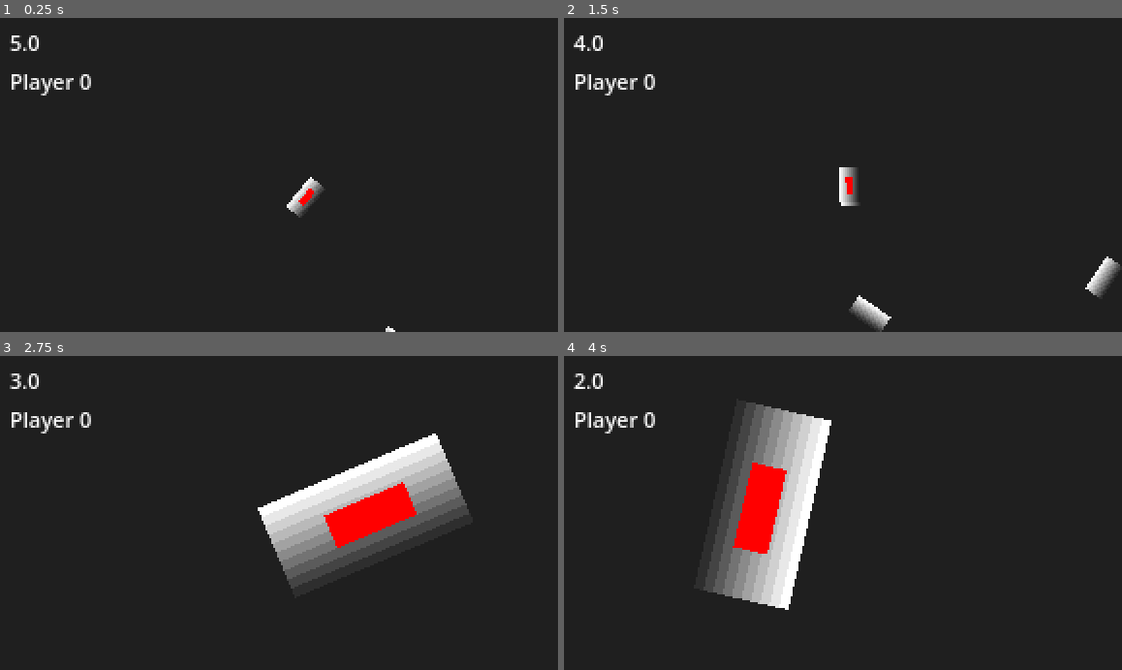
Above: before the commit, frames 1-4 (two rows, left to right).
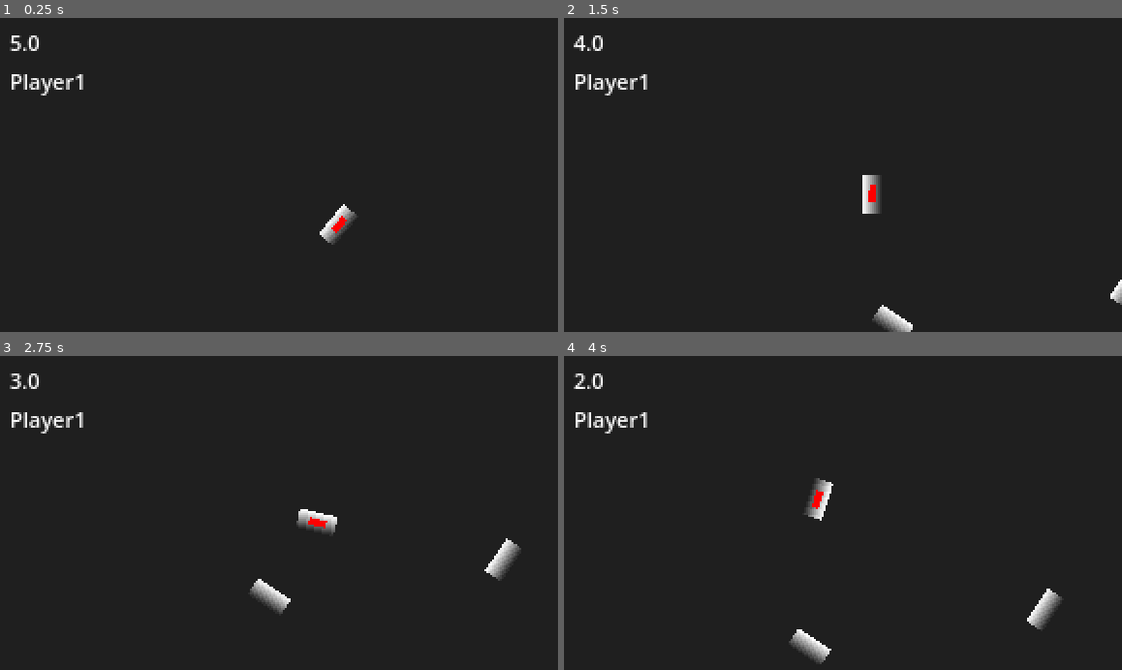
Above: after the commit, the same moments.

Repository: miglitopictures/nutz
Game: Godot game, scene res://scenes/main.tscn
Two runs of this game, one before a commit and one after it. Both use one fixed random seed, a clock stepped at 60 frames per second and the inputs below.
Inputs (mouse positions are in pixels of both pictures, inside the frame that each line leads up to):
- Up to frame 1 (0.25 s): no input
- Up to frame 2 (1.5 s): move the mouse to (965, 159) at 0.52 s; hold Right (right) 0.53-1.28 s; tap Mouse wheel down (zoom-in) at 0.6 s; click (965, 159) at 0.67 s; tap Mouse wheel up (zoom-out) at 0.8, 1.35 s; move the mouse to (731, 190) at 1.27 s; hold Down (down) from 1.28 s (still down); click (731, 190) at 1.42 s
- Up to frame 3 (2.75 s): tap Mouse wheel down (zoom-in) at 1.55, 2.1 s; move the mouse to (334, 443) at 2.02 s; release Down (down) at 2.03 s; hold Right (right) from 2.03 s (still down); click (334, 443) at 2.17 s; tap Mouse wheel up (zoom-out) at 2.3 s
- Up to frame 4 (4 s): move the mouse to (815, 575) at 2.77 s; release Right (right) at 2.78 s; hold Up (up) 2.78-3.53 s; tap Mouse wheel up (zoom-out) at 2.85, 3.8 s; click (815, 575) at 2.92 s; tap Mouse wheel down (zoom-in) at 3.05, 3.6 s; move the mouse to (1010, 560) at 3.52 s; hold Left (left) from 3.53 s (still down); click (1010, 560) at 3.67 s

The runs differ from the first frame. In frame 1, 0.9% of the frame differs, in the area x 13-71%, y 17-100%; in frame 2, 2.0%; in frame 3, 10%; in frame 4, 11%, in the area x 13-90%, y 14-99%.

Commit message:
camera 2d base

Diff:
--- a/scenes/camera_2d.gd
+++ b/scenes/camera_2d.gd
@@ -2,15 +2,37 @@
 
 @onready var turn_manager: Node = $"../TurnManager"
 
-# Called when the node enters the scene tree for the first time.
+@export var zoom_speed := 1.5
+@export var wheel_step := 1.1
+@export var min_zoom := 0.4
+@export var max_zoom := 3.0
+
+var target_zoom := 1.0
+
 func _ready() -> void:
-	pass # Replace with function body.
+	# posicoa inicial do zoom (caso nao seja 1s)
+	target_zoom = zoom.x
 
+func _unhandled_input(event: InputEvent) -> void:
+	# zoom com mouse wheel
+	if event is InputEventMouseButton and event.pressed:
+		if event.button_index == MOUSE_BUTTON_WHEEL_UP:
+			apply_zoom(wheel_step)
+		elif event.button_index == MOUSE_BUTTON_WHEEL_DOWN:
+			apply_zoom(1.0 / wheel_step)
 
-# Called every frame. 'delta' is the elapsed time since the previous frame.
 func _process(delta: float) -> void:
-	position = turn_manager.get_current_player().global_position
+	# target da camera
+	var player = turn_manager.get_current_player()
+	position = player.global_position
 
-	var zoomInput := Input.get_axis('zoom-out', 'zoom-in')
-	zoom.x = zoom.x + zoomInput
-	zoom.y = zoom.y + zoomInput
+	# zoom com teclado
+	var zoom_input := Input.get_axis("zoom-out", "zoom-in")
+	apply_zoom(exp(zoom_input * zoom_speed * delta))
+
+	# realmente aplicamos o zoom penas aqui
+	var z := lerpf(zoom.x, target_zoom, 1.0 - exp(-10.0 * delta))
+	zoom = Vector2(z, z)
+
+func apply_zoom(factor: float) -> void:
+	target_zoom = clamp(target_zoom * factor, min_zoom, max_zoom)
--- a/scenes/main.tscn
+++ b/scenes/main.tscn
@@ -56,4 +56,5 @@
 
 [node name="Camera2D" type="Camera2D" parent="." unique_id=1705022106]
 position_smoothing_enabled = true
+position_smoothing_speed = 2.0
 script = ExtResource("6_tefeu")
--- a/scripts/debug/current_player_label.gd
+++ b/scripts/debug/current_player_label.gd
@@ -3,4 +3,4 @@
 @export var turn_manager : Node
 
 func _process(_delta: float) -> void:
-	text = "Player " + str(turn_manager.current_player_index)
+	text = turn_manager.get_current_player().name
